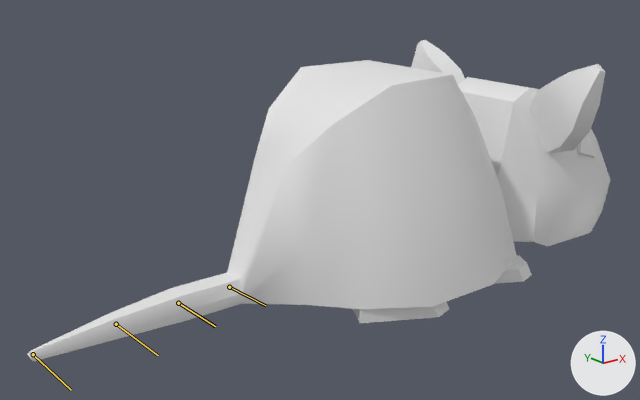
A saved change to the FBX model assets/animal/rat/rat_animation.fbx.
Camera for both pictures: a 50 mm lens placed at (-0.00663, -0.00756, 0.00409), pointed at (-0.00029, 0.00036, 0.00092). The axes (+X, +Y, +Z) are drawn at lower right. The lights are the same throughout. The bones that bend it are drawn over the model as lines.

Names of what the first picture shows: 'rat_animation'.
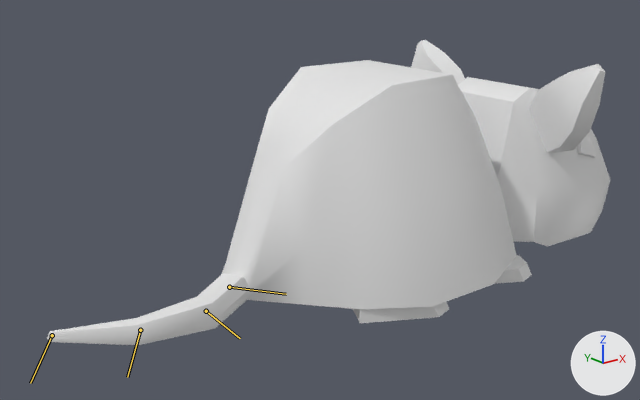
The newer file adds an action. The first version stands in its rest pose; the second is drawn at frame 19 of the action 'jiggle'.

The change in detail:
Bone 'chain_bone2' (bone_chain_bone2) turns from (0, 0, 0) to (33, 0, 0) degrees about its own x, y and z.
Bone 'chain_bone3' (bone_chain_bone3) turns from (0, 0, 0) to (-38, 0, 0) degrees about its own x, y and z.
Bone 'chain_bone4' (bone_chain_bone4) turns from (0, 0, 0) to (-30, 0, 0) degrees about its own x, y and z.

Changed parts and their boxes (x1, y1, x2, y2) in the pictures (640 x 400 px):
'rat_animation', posed: before (27, 40, 610, 361); after (47, 40, 610, 345)
bone 'chain_bone2', root to tip: before (229, 287) to (265, 305); after (229, 287) to (286, 294)
bone 'chain_bone3', root to tip: before (178, 303) to (215, 326); after (206, 311) to (240, 338)
bone 'chain_bone4', root to tip: before (116, 324) to (158, 355); after (140, 330) to (127, 377)
